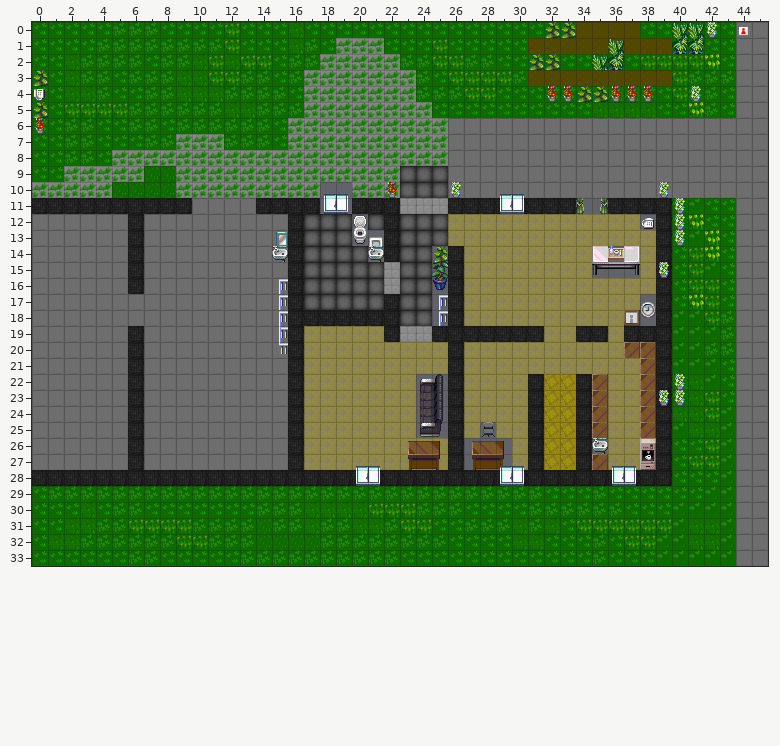
Tiled map (JSON) -- maps/map-trierweiler.json. Above: the version before the commit.
Cells are 32x32 px. Shown: x 0..45, y 0..33.
The result:
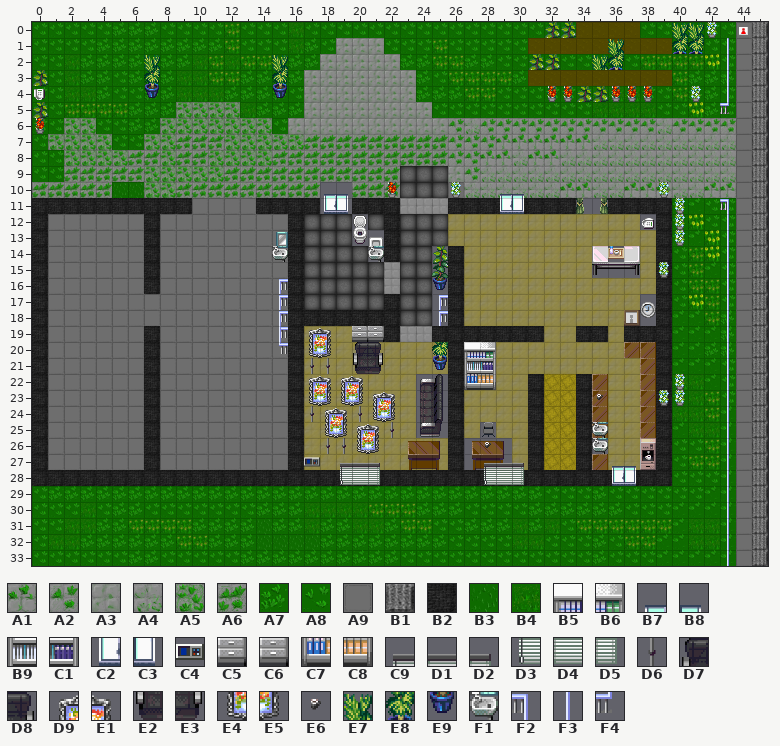
Key: from "floortileset": A1 2, A2 3, A3 8, A4 10, A5 11, A6 12, A7 16, A8 17, A9 31, B1 32, B2 37, B3 57, B4 63; from "office_1": B5 3, B6 4, B7 14, B8 15, B9 19, C1 20, C2 30, C3 31, C4 32, C5 33, C6 34, C7 35, C8 36, C9 58, D1 59, D2 60, D3 74, D4 75, D5 76, D6 111, D7 120, D8 121, D9 126, E1 127, E2 136, E3 137, E4 142, E5 143, E6 174, E7 181, E8 197, E9 213, F1 216, F2 220, F3 236, F4 252.
__ is an empty cell.
Tiles of an added or newly shown layer are drawn over the layers below it.
Difference:
Layer "bottom":
y 0..4: x 45 A9 -> B1
y 5: x 9..12 A7 A7 A7 B4 -> A5 A5 A5 A5; x 45 A9 -> B1
y 6: x 2..3 A7 A7 -> A5 A5; x 8..14 A8 A7 A7 A7 A7 A7 A7 -> A5 A5 A5 A5 A5 A5 A5; x 26..43 A9 A9 A9 A9 A9 A9 A9 A9 A9 A9 A9 A9 A9 A9 A9 A9 A9 A9 -> A2 A4 A2 A2 A2 A2 A2 A2 A2 A2 A2 A2 A2 A4 A2 A2 A2 A2; x 45 A9 -> B1
y 7: x 1..4 A8 A7 A7 A8 -> A5 A5 A5 A5; x 7..8 A7 A7 -> A5 A5; x 12..16 A7 A7 A7 A8 A6 -> A5 A5 A5 A5 A5; x 26..43 A9 A9 A9 A9 A9 A9 A9 A9 A9 A9 A9 A9 A9 A9 A9 A9 A9 A9 -> A2 A2 A2 A1 A1 A1 A1 A1 A1 A4 A4 A4 A4 A4 A4 A4 A4 A4; x 45 A9 -> B1
y 8: x 2..5 A7 A7 A8 A6 -> A5 A5 A5 A5; x 8 A6 -> A5; x 11..14 A6 A6 A6 A6 -> A5 A5 A5 A5; x 26..43 A9 A9 A9 A9 A9 A9 A9 A9 A9 A9 A9 A9 A9 A9 A9 A9 A9 A9 -> A2 A2 A1 A1 A4 A1 A1 A4 A4 A4 A4 A4 A4 A4 A4 A4 A4 A4; x 45 A9 -> B1
y 9: x 7..11 B3 B3 A6 A6 A6 -> A5 A5 A5 A5 A5; x 26..43 A9 A9 A9 A9 A9 A9 A9 A9 A9 A9 A9 A9 A9 A9 A9 A9 A9 A9 -> A3 A2 A4 A4 A4 A4 A4 A4 A4 A4 A4 A4 A4 A4 A4 A4 A4 A4; x 45 A9 -> B1
y 10: x 7..8 B3 B3 -> A5 A5; x 27..43 A9 A9 A9 A9 A9 A9 A9 A9 A9 A9 A9 A9 A9 A9 A9 A9 A9 -> A4 A4 A4 A4 A4 A4 A1 A1 A4 A4 A1 A1 A1 A4 A4 A1 A1; x 45 A9 -> B1
y 11: x 45 A9 -> B1
y 12..16: x 0 A9 -> B2; x 6..7 B2 A9 -> A9 B2; x 45 A9 -> B1
y 17..18: x 0 A9 -> B2; x 45 A9 -> B1
y 19..27: x 0 A9 -> B2; x 6..7 B2 A9 -> A9 B2; x 45 A9 -> B1
y 28..33: x 45 A9 -> B1
Layer "openJitsiRoom" (added):
y 1: x 19..21 __ __ __ -> A3 A3 A3
y 2: x 18..22 __ __ __ __ __ -> A3 A3 A3 A3 A3
y 3..4: x 17..23 __ __ __ __ __ __ __ -> A3 A3 A3 A3 A3 A3 A3
y 5: x 17..24 __ __ __ __ __ __ __ __ -> A3 A3 A3 A3 A3 A3 A3 A3
y 6: x 16..25 __ __ __ __ __ __ __ __ __ __ -> A3 A3 A3 A3 A3 A3 A3 A3 A3 A3
Layer "interactive_signs":
y 1: x 43 __ -> F3
y 2: x 7 __ -> E7; x 15 __ -> E7; x 43 __ -> F3
y 3: x 7 __ -> E8; x 15 __ -> E8; x 43 __ -> F3
y 4: x 7 __ -> E9; x 15 __ -> E9; x 43 __ -> F3
y 5: x 43 __ -> F4
y 11: x 43 __ -> F2
y 12..18: x 43 __ -> F3
y 19: x 17..18 __ __ -> D9 E1; x 20..21 __ __ -> C5 C6; x 43 __ -> F3
y 20: x 17..18 __ __ -> E4 E5; x 20..21 __ __ -> D7 D8; x 25 __ -> E8; x 27..28 __ __ -> B5 B6; x 43 __ -> F3
y 21: x 17..18 __ __ -> D6 D6; x 20..21 __ __ -> E2 E3; x 25 __ -> E9; x 27..28 __ __ -> B9 C1; x 43 __ -> F3
y 22: x 17..20 __ __ __ __ -> D9 E1 D9 E1; x 27..28 __ __ -> C7 C8; x 43 __ -> F3
y 23: x 17..22 __ __ __ __ __ __ -> E4 E5 E4 E5 D9 E1; x 43 __ -> F3
y 24: x 17..22 __ __ __ __ __ __ -> D6 D9 E1 D6 E4 E5; x 43 __ -> F3
y 25: x 18..22 __ __ __ __ __ -> E4 E5 D9 E1 D6; x 43 __ -> F3
y 26: x 18..21 __ __ __ __ -> D6 D6 E4 E5; x 43 __ -> F3
y 27: x 17 __ -> C4; x 19..21 __ __ __ -> C9 D1 D2; x 28..30 __ __ __ -> C9 D1 D2; x 43 __ -> F3
y 28: x 19..21 __ __ __ -> D3 D4 D5; x 28..30 __ __ __ -> D3 D4 D5; x 43 __ -> F3
y 29..33: x 43 __ -> F3
Layer "interior":
y 23: x 35 __ -> E6
y 25: x 35 __ -> F1
y 26: x 28 __ -> E6
y 27: x 20..21 B7 B8 -> __ __; x 29..30 B7 B8 -> __ __
y 28: x 20..21 C2 C3 -> __ __; x 29..30 C2 C3 -> __ __
Pixel boxes of the changes (left, top, right, bottom) in both pictures:
changed: (752, 22, 768, 566)
changed: (128, 38, 736, 566)
changed: (48, 118, 128, 166)
changed: (32, 214, 48, 470)
